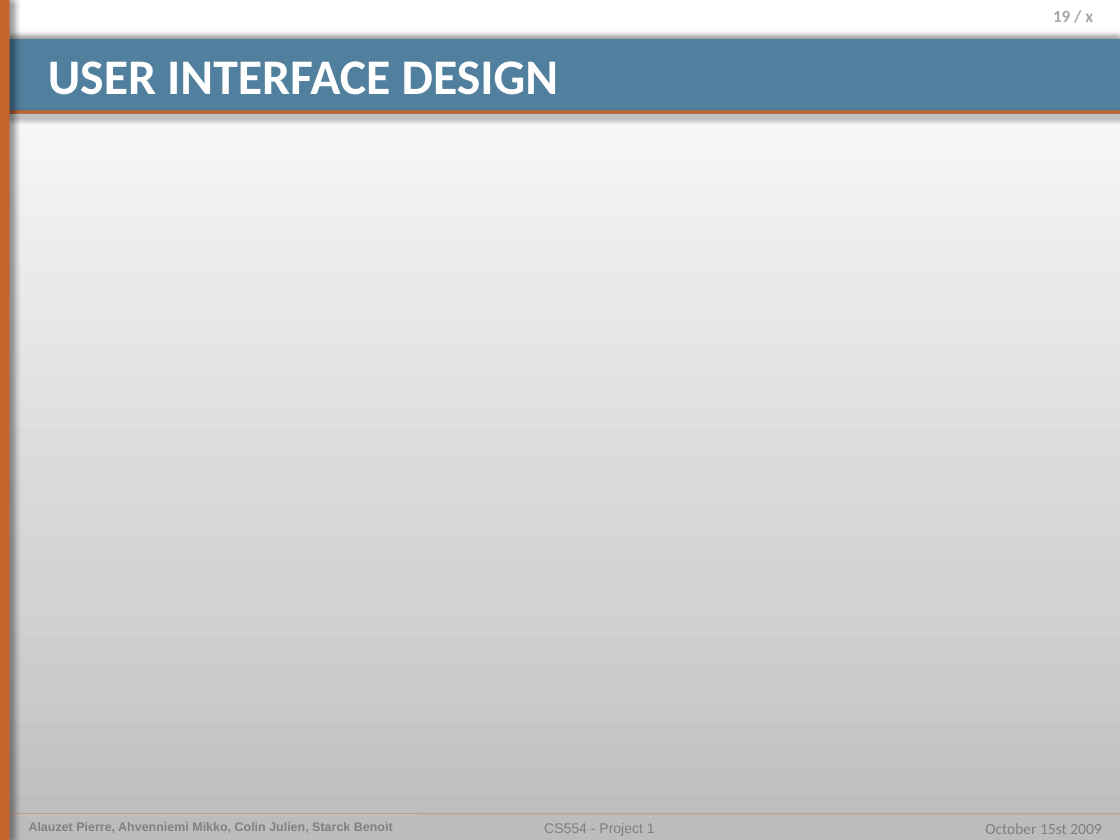
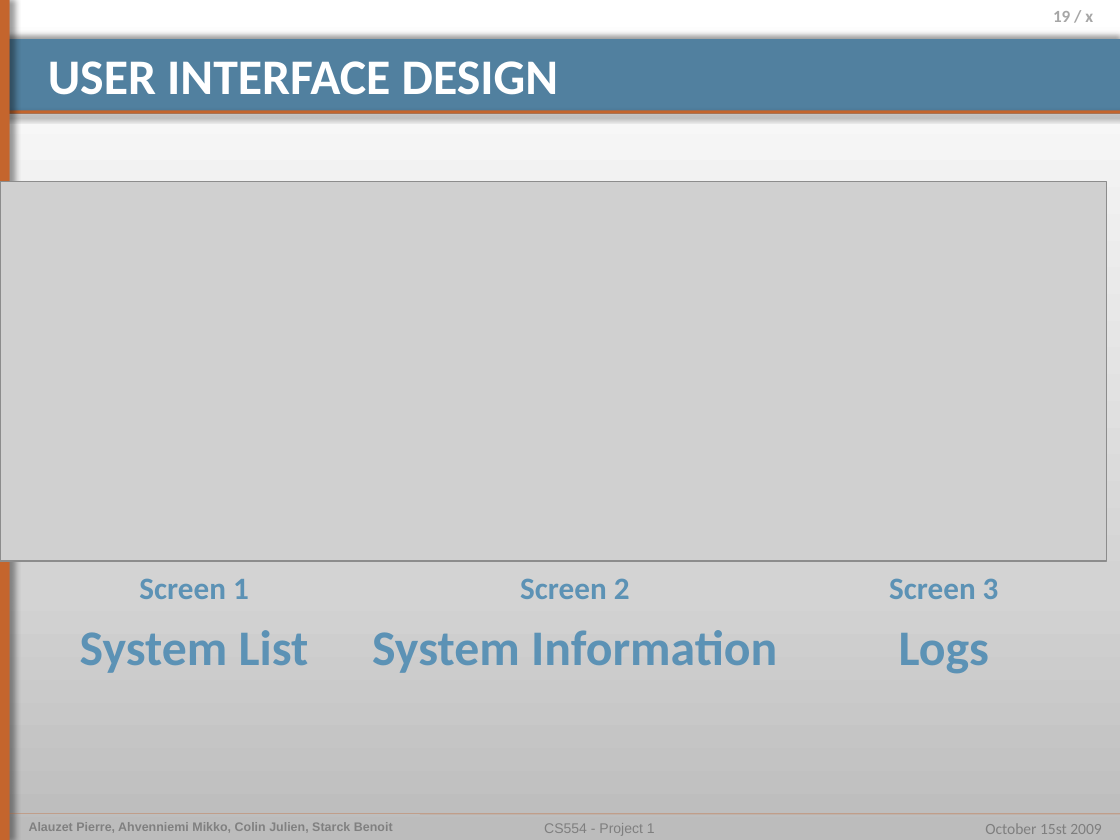
Before and after one commit to pierrealauzet/euroteam, a slide deck: slide 19 of Project 1/Part Final/CS554_EuroTeam_Project1.pptx. Drawn at 1120x840 pixels with LibreOffice and Linux fonts; fonts in the diff are those of the drawing; grey boxes stand for pictures. Boxes give left, top, right and bottom in pixels: in the first picture for what was removed or moved away, otherwise in the second. Text is boxed around its words. In the diff, an @@ line names an element or a change of style, - is before the commit and + after.

```diff
--- a/Project 1/Part Final/CS554_EuroTeam_Project1.pptx
+++ b/Project 1/Part Final/CS554_EuroTeam_Project1.pptx
@@ picture added at [0, 181, 1107, 561] @@
@@ text added at [80, 578, 309, 673], 32 pt, text #5C92B5, bold @@
+Screen 1
+System List
@@ text added at [372, 578, 777, 673], 32 pt, text #5C92B5, bold @@
+Screen 2
+System Information
@@ text added at [889, 578, 999, 674], 20 pt, text #5C92B5, bold @@
+Screen 3
+Logs
```
Also in this commit, not shown: 5 other slides changed, 3 other files.
